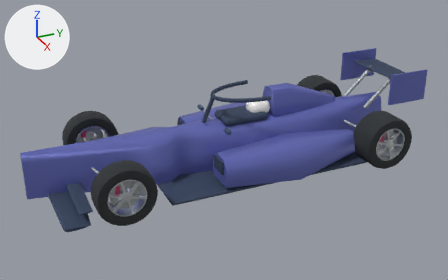
Renders of the glTF model public/game/MSKU-Formula-Student.glb from each side of a commit.
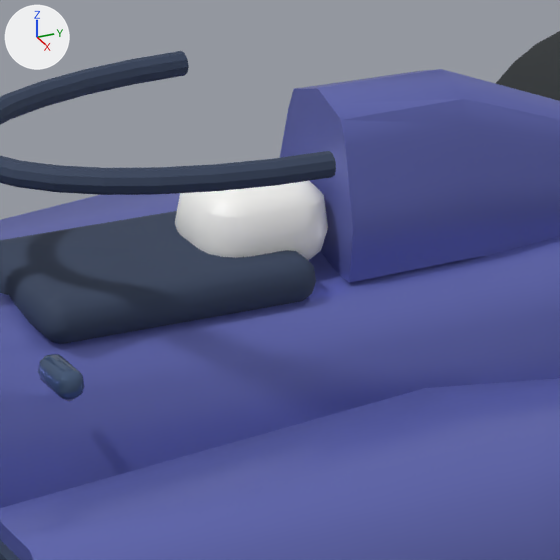
The first picture shows the older version from a camera (50 mm lens) standing at (6.92, -3.26, 3.84) and looking at (0.04, -0.17, 0.4). The close-ups show the older and then the newer version on the part from 49% to 68% of the width and 26% to 57% of the height of that picture. Only the edits that show in the close-ups are written down. The lights are fixed; the arrows at upper left show +X, +Y and +Z. Where no turn or scale is listed for an object, it has been applied to the vertices.

Objects in the first close-up: 'car-high-downforce_0', 'car-high-downforce_1', 'car-high-downforce_2', 'car-high-downforce_20', 'wheel-rear-left/rubber'.
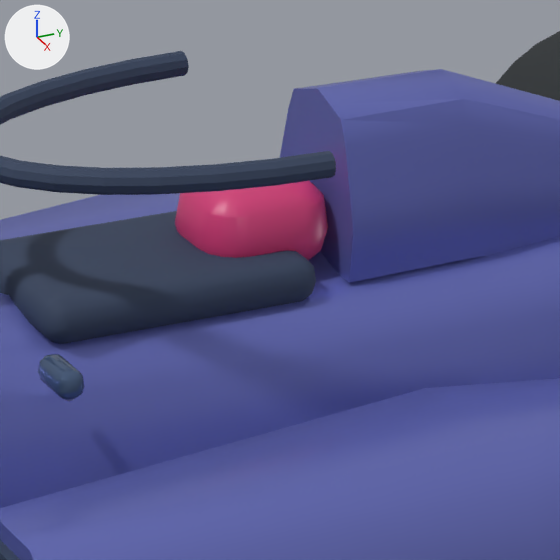
Location of each change, (x1, y1, x2, y2) in pixels of the close-ups (560 x 560 px):
'car-high-downforce_2', recoloured (white to pink): (175, 181, 328, 261) in both

The edits, one by one:
Material 'white' (mat_white) changes colour from white #fbfaf8 to pink #d43d78; in linear values from (0.961, 0.957, 0.937) to (0.655, 0.0471, 0.188).
